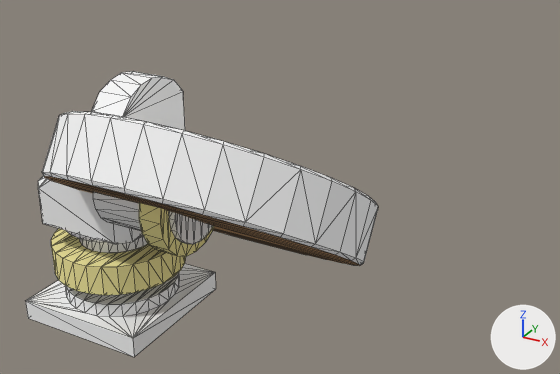
Two versions of the Blender file 01-Models/Mars Rover/roversatelite.blend, one commit apart.
Camera for both pictures: a 50 mm camera at (0.903, -1.123, 0.845) aimed at (0.18, 0.191, 0.188). Every picture has the same lights, and +X, +Y and +Z are marked at lower right. Mesh edges are drawn as thin lines.

Before the edit, the objects in view are built like this:
```python
ob_mesh124 = bpy.data.objects.new('mesh124', me_mesh124)
ob_mesh124.parent = ob_roversatelite
ob_mesh124.location = (0.778, -0.127, -1.6)
ob_mesh78 = bpy.data.objects.new('mesh78', me_mesh78)
ob_mesh78.parent = ob_roversatelite
ob_mesh78.location = (0.778, -0.127, -1.6)
ob_mesh79 = bpy.data.objects.new('mesh79', me_mesh79)
ob_mesh79.parent = ob_roversatelite
ob_mesh79.location = (0.778, -0.127, -1.6)
ob_mesh80 = bpy.data.objects.new('mesh80', me_mesh80)
ob_mesh80.parent = ob_roversatelite
ob_mesh80.location = (0.778, -0.127, -1.6)
```
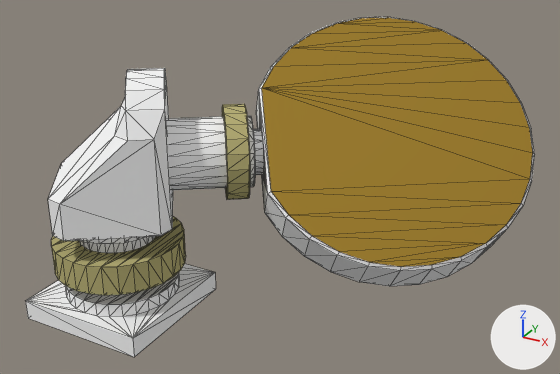
Commit message: Mars Rover überarbeitet + Materials

Where the newer file only moved an object's origin or applied its transform, the numbers keep the older frame.

Changed parts and their boxes [x1, y1, x2, y2] in the pictures (560 x 374 px):
'mesh78', recoloured, reshaped (16% narrower, 73% taller): before [42, 111, 378, 266]; after [253, 17, 535, 286]
'mesh80', mesh turned: before [38, 71, 185, 253]; after [48, 68, 173, 253]
'mesh124', recoloured (beige to yellow): [51, 216, 202, 350] in both
'mesh79', recoloured, mesh turned: before [93, 192, 214, 256]; after [167, 104, 255, 199]

Patch to the scene script:
```diff
--- a/01-Models/Mars Rover/roversatelite.blend.py
+++ b/01-Models/Mars Rover/roversatelite.blend.py
@@ mat_material3id @@
 mat_material3id = diffuse_material('material3ID')
-mat_material3id.base_color = (0.949, 0.859, 0.365)  # beige #f9eea3
+mat_material3id.base_color = (0.477, 0.432, 0.187)  # beige #b8b078
@@ mat_material4id @@
 _N = mat_material4id.node_tree.nodes; _L = mat_material4id.node_tree.links
-n0 = _N.new('ShaderNodeOutputMaterial'); n0.name = 'Material Output.001'
-n1 = _N.new('ShaderNodeBsdfDiffuse'); n1.name = 'Diffuse BSDF'
-n1.inputs[0].default_value = (0.612, 0.357, 0.184, 1.0)  # 'Color', brown #cda177
-_L.new(n1.outputs[0], n0.inputs[0])  # 'BSDF' to 'Surface'
+n2 = _N.new('ShaderNodeOutputMaterial'); n2.name = 'Material Output'
+n3 = _N.new('ShaderNodeBsdfAnisotropic'); n3.name = 'Glossy BSDF'
+n3.distribution = 'GGX'
+n3.inputs[0].default_value = (0.612, 0.378, 0.0573, 1.0)  # 'Color', yellow #cda544
+n3.inputs[1].default_value = 0.0  # 'Roughness'
+_L.new(n3.outputs[0], n2.inputs[0])  # 'BSDF' to 'Surface'
@@ me_mesh78 @@
 me_mesh78.from_pydata(...)  # 478 vertices, 274 faces; spans x -0.951..-0.321, y -0.174..0.39, z 1.637..2.061
 # used by ob_mesh78; parent = ob_roversatelite; location = (0.778, -0.127, -1.6)
+# me_mesh78 part 1: the whole mesh is multiplied about its middle by the matrix ((0.814, 0.148, -0.562), (0.581, -0.207, 0.787), (0.0, -0.967, -0.254)), then moved by (0.192, 0.403, -0.004)
 me_mesh78.materials.append(mat_material4id)
@@ me_mesh79 @@
 me_mesh79.from_pydata(...)  # 340 vertices, 218 faces; spans x -0.805..-0.621, y -0.045..0.158, z 1.748..1.951
 # used by ob_mesh79; parent = ob_roversatelite; location = (0.778, -0.127, -1.6)
+# me_mesh79 part 2: the whole mesh is turned 35.5 degrees about the z axis through its middle, then moved by (-0.04, 0.23, -0.004)
 me_mesh79.materials.append(mat_material3id)
@@ me_mesh80 @@
 me_mesh80.from_pydata(...)  # 450 vertices, 258 faces; spans x -1.039..-0.797, y 0.043..0.29, z 1.663..2.035
 # used by ob_mesh80; parent = ob_roversatelite; location = (0.778, -0.127, -1.6)
+# me_mesh80 part 3: the whole mesh is turned 35.5 degrees about the z axis through its middle, then moved by (-0.001, 0.0, -0.004)
 me_mesh80.materials.append(mat_material0id)
```
